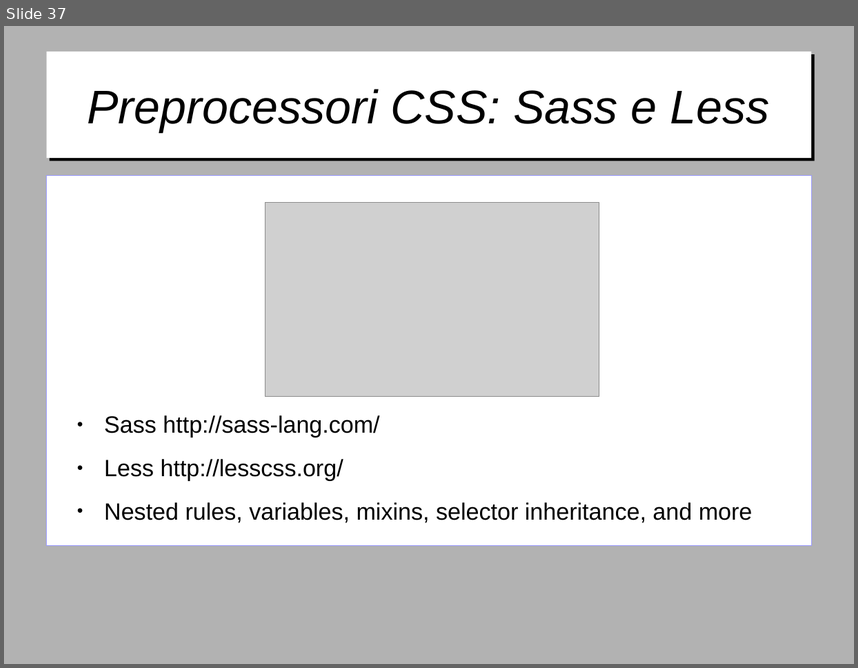
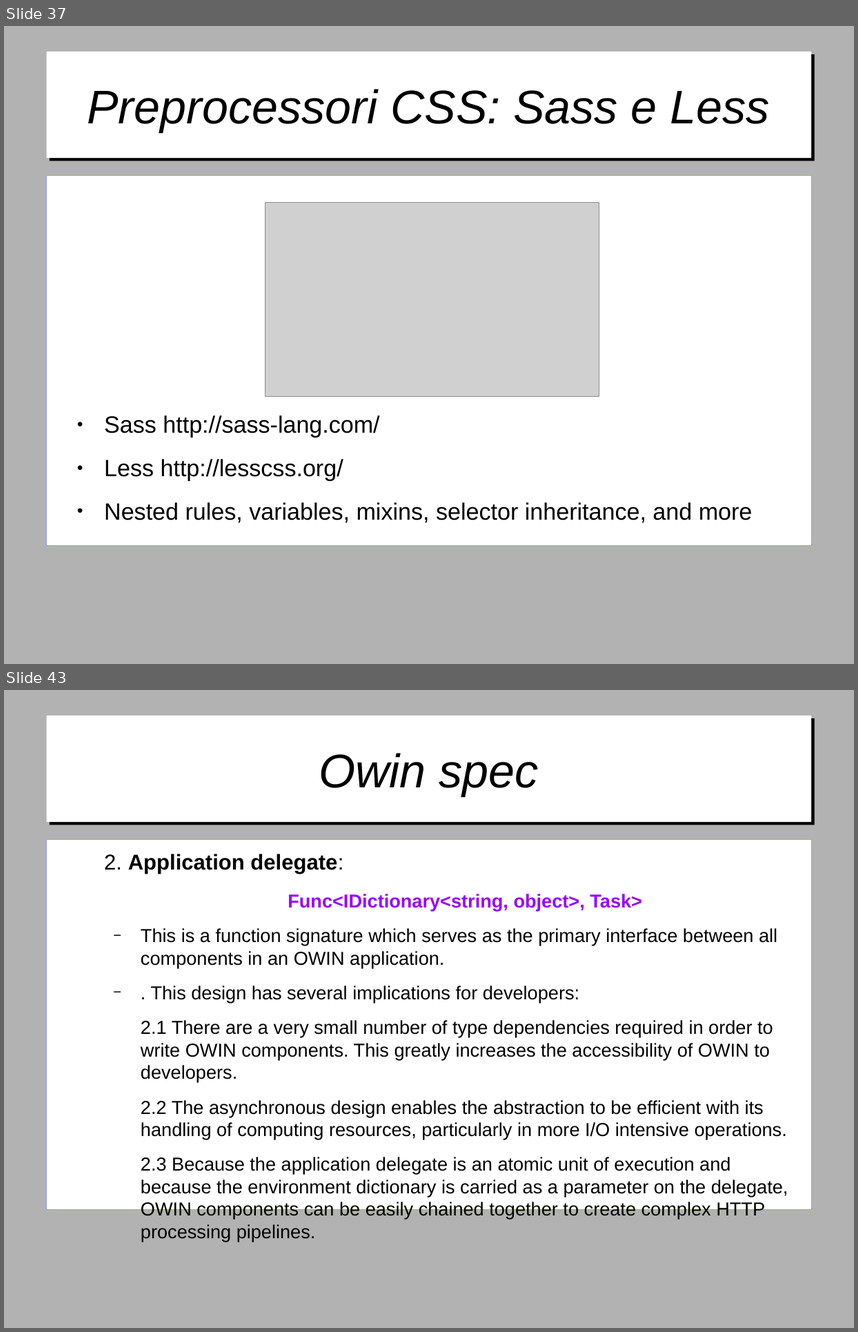
Before and after one commit to gitfer/ARXCourse, a slide deck: ARXCourse.odp. Shown one above the other, each under a label of ours: slide 37 before the commit, slides 37 and 43 after it; the slides between them are not shown. The pictures are 858x668 and 858x1332 pixels, drawn with LibreOffice and Linux fonts; fonts in the diff are those of the drawing; grey boxes stand for pictures; background and template pictures are left out. Boxes give left, top, right and bottom in pixels: in the first picture for what was removed or moved away, otherwise in the second. Text is boxed around its words. In the diff, an @@ line names an element or a change of style, - is before the commit and + after.

Commit message:
Aggiunta appendice su OWIN e Katana

```diff
--- a/ARXCourse.odp
+++ b/ARXCourse.odp
@@ slide 43 added at [4, 690, 854, 1328], background #B2B2B2 @@
@@ title added at [46, 716, 812, 822], fill #FFFFFF, 44 pt, text #000000, italic @@
+Owin spec
@@ text added at [46, 839, 812, 1209], fill #FFFFFF, outline #9999FF 0 pt, 17.5 pt, text #000000 @@
+2. Application delegate:
+  Func<IDictionary<string, object>, Task>
+  − This is a function signature which serves as the primary interface between all components in an OWIN application.
+  − . This design has several implications for developers:
+  2.1 There are a very small number of type dependencies required in order to write OWIN components. This greatly increases the accessibility of OWIN to developers.
+  2.2 The asynchronous design enables the abstraction to be efficient with its handling of computing resources, particularly in more I/O intensive operations.
+  2.3 Because the application delegate is an atomic unit of execution and because the environment dictionary is carried as a parameter on the delegate, OWIN components can be easily chained together to create complex HTTP processing pipelines.
```
Also in this commit, not shown: 1 slide changed, 15 other slides added.
